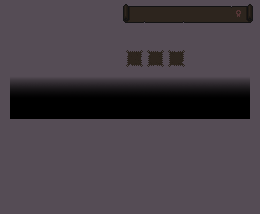
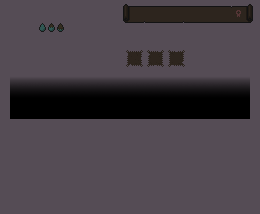
The second w=260, h=214 image is a revision of the first. Changes to its layers:
added group "Item Decay states" with 3 layers above "InventoryItemSlot1.png" over left=39, top=23, right=64, bottom=32
added layer "ItemPerishState1.png" in group "Item Decay states" over left=39, top=23, right=46, bottom=32
added layer "ItemPerishState2.png" in group "Item Decay states" over left=48, top=23, right=55, bottom=32
added layer "ItemPerishState3.png" in group "Item Decay states" over left=57, top=23, right=64, bottom=32
